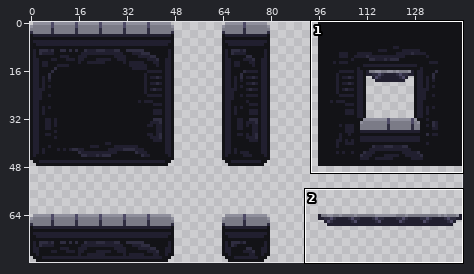
Two states of a sprite sheet, Assets/Sprites/Tiles/Tilesheet.png. Above: a wide view before the commit, with the close-up outlined.
Close-up. Earlier state:
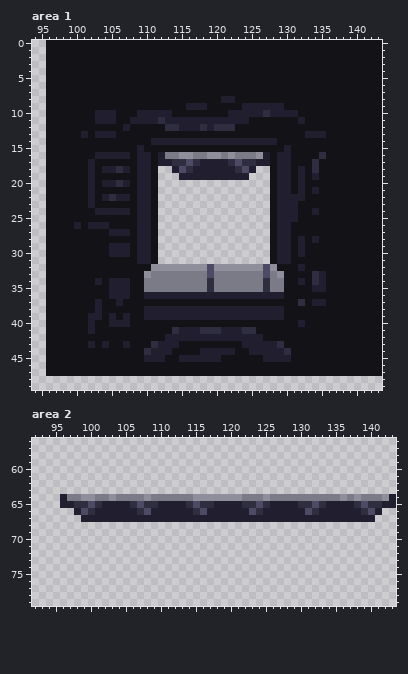
The file is 144x80 pixels. Shown: area 1: x 94..143, y 0..49; area 2: x 92..143, y 56..79.
New version:
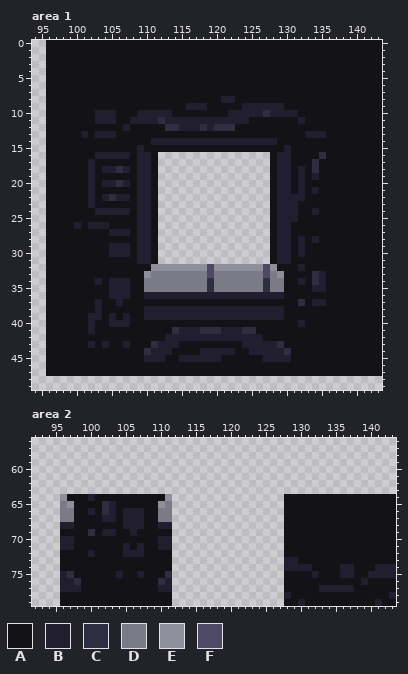
Palette (. is transparent): A #131317  B #211f2f  C #2f2d40  D #7b7b87  E #8f8f9c  F #4e4a66
What changed:
Changed rows in their new state; - is an unchanged pixel.
Area 1:
first column x 112:
16 ................
17 ................
18 --............--
19 ---..........---
Area 2:
first column x 96:
64 EAAABAAAAAAAAAAE................AAAAAAAAAAAAAAAA
65 DEAAAAC-AAAAAAED................AAAAAAAAAAAAAAAA
66 DDAABAC-A--BAADD................AAAAAAAAAAAAAAAA
67 DDAAAA--A---AADD................AAAAAAAAAAAAAAAA
68 BBAAAAAAABBBAABB----------------AAAAAAAAAAAAAAAA
69 AAAACABBAABAAAAA----------------AAAAAAAAAAAAAAAA
70 BBAAAAAAAAAAAABB----------------AAAAAAAAAAAAAAAA
71 BBAAAAAAABABAABB----------------AAAAAAAAAAAAAAAA
72 AAAABAAAABBBAAAA----------------AAAAAAAAAAAAAAAA
73 AAAAAAAAAAAAAAAA----------------BBAAAAAAAAAAAAAA
74 AAAAAAAAAAAAAAAA----------------BBBBAAAABBAAABBB
75 BCAAAAAABAABAAAC----------------AAAABAAABBAABBBB
76 BBCAAAAAAAAAAACB----------------AAAAAAAAAAABAAAA
77 BBBAAAAAAAAAAABB----------------AAAAABBBBBAAAAAA
78 AAAAAAAAAAAAAAAA----------------BAAAAAAAAAAAAAAB
79 AAAAAAAAAAAAAAAA----------------AABAAAAAAAAAABAA
Boxes around the changes in both close-ups, in picture pixels (x1, y1, x2, y2):
erased: (158, 152, 270, 180)
changed: (60, 494, 396, 606)
